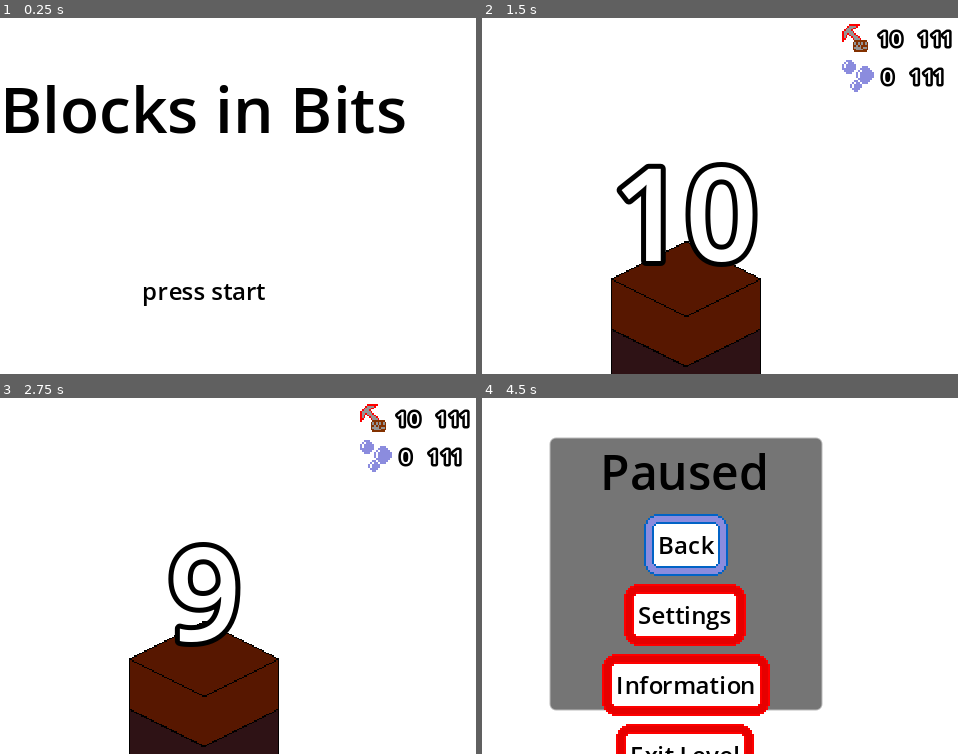
Above: before the commit, frames 1-4 (two rows, left to right).
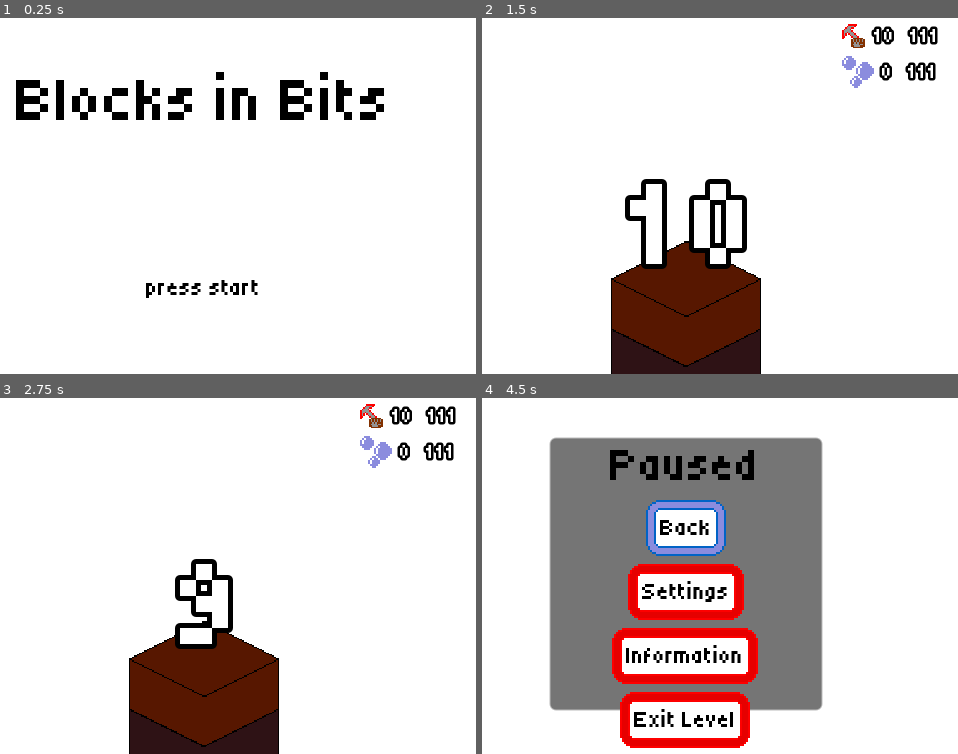
Above: after the commit, the same moments.

Repository: tfcb93/block-in-bits
Game: Godot game, scene res://Scenes/game.tscn
Same seed, same stepped clock (60 frames per second), same inputs: the game is played once before the commit and once after it.
Inputs (mouse positions are in pixels of both pictures, inside the frame that each line leads up to):
- Up to frame 1 (0.25 s): no input
- Up to frame 2 (1.5 s): tap Enter (start) at 0.5, 0.8 s; move the mouse to (824, 174) at 0.52 s; hold Z (action) 0.53-1.25 s; click (824, 174) at 0.67 s; click "Endless" at 1.25 s
- Up to frame 3 (2.75 s): tap Enter (start) at 2, 2.1 s; move the mouse to (76, 590) at 2.02 s; click (76, 590) at 2.17 s; tap Z (action) at 2.3 s
- Up to frame 4 (4.5 s): tap Enter (start) at 2.75, 3.05, 3.5, 3.6, 4.25 s; move the mouse to (748, 494) at 2.77 s; hold Z (action) 2.78-3.53 s; click (748, 494) at 2.92 s; move the mouse to (653, 647) at 3.52 s; click (653, 647) at 3.67 s; tap Z (action) at 3.8 s; move the mouse to (877, 629) at 4.27 s; hold Z (action) from 4.28 s (still down); click (877, 629) at 4.42 s

The runs differ from the first frame. In frame 1, 6.3% of the frame differs, in the area x 1-86%, y 15-81%; in frame 2, 4.2%; in frame 3, 3.2%; in frame 4, 16%, in the area x 25-61%, y 14-100%.

Commit message:
Adds font; Removes more old code from files

Diff:
--- a/Resources/big_number_label_settings.tres
+++ b/Resources/big_number_label_settings.tres
@@ -1,6 +1,9 @@
-[gd_resource type="LabelSettings" format=3 uid="uid://chxtdu6sd2oes"]
+[gd_resource type="LabelSettings" load_steps=2 format=3 uid="uid://chxtdu6sd2oes"]
+
+[ext_resource type="FontFile" uid="uid://dvmlfm0teegbr" path="res://Resources/Fonts/Tiny5-Regular.ttf" id="1_rdg5j"]
 
 [resource]
+font = ExtResource("1_rdg5j")
 font_size = 64
 outline_size = 10
 outline_color = Color(0, 0, 0, 1)
--- a/Resources/big_text_label.tres
+++ b/Resources/big_text_label.tres
@@ -1,5 +1,8 @@
-[gd_resource type="LabelSettings" format=3 uid="uid://clji31jb7p4ew"]
+[gd_resource type="LabelSettings" load_steps=2 format=3 uid="uid://clji31jb7p4ew"]
+
+[ext_resource type="FontFile" uid="uid://dvmlfm0teegbr" path="res://Resources/Fonts/Tiny5-Regular.ttf" id="1_ghd5p"]
 
 [resource]
+font = ExtResource("1_ghd5p")
 font_size = 24
 font_color = Color(0, 0, 0, 1)
--- a/Resources/blocks_in_bits_theme.tres
+++ b/Resources/blocks_in_bits_theme.tres
@@ -1,8 +1,9 @@
-[gd_resource type="Theme" load_steps=11 format=3 uid="uid://bipua3rm4xmv2"]
+[gd_resource type="Theme" load_steps=12 format=3 uid="uid://bipua3rm4xmv2"]
 
 [ext_resource type="Texture2D" uid="uid://drkcuyxtv03gn" path="res://Resources/Images/GUI/btn_disabled.png" id="1_6jhyv"]
 [ext_resource type="Texture2D" uid="uid://bsvhe2kbvgg1o" path="res://Resources/Images/GUI/btn_hover.png" id="1_gqxxx"]
 [ext_resource type="Texture2D" uid="uid://bjxeb4jvp20q" path="res://Resources/Images/GUI/btn.png" id="1_ljblp"]
+[ext_resource type="FontFile" uid="uid://dvmlfm0teegbr" path="res://Resources/Fonts/Tiny5-Regular.ttf" id="1_n7anf"]
 [ext_resource type="Texture2D" uid="uid://dx16dett6h5ft" path="res://Resources/Images/GUI/btn_focus.png" id="1_wq5na"]
 [ext_resource type="Texture2D" uid="uid://bl6kknq8ilvdn" path="res://Resources/Images/GUI/btn_pressed.png" id="5_b8mvf"]
 
@@ -50,6 +51,7 @@
 Button/colors/font_outline_color = Color(1, 1, 1, 1)
 Button/colors/font_pressed_color = Color(0, 0, 0, 1)
 Button/font_sizes/font_size = 12
+Button/fonts/font = ExtResource("1_n7anf")
 Button/styles/disabled = SubResource("StyleBoxTexture_gjfta")
 Button/styles/focus = SubResource("StyleBoxTexture_vtioh")
 Button/styles/hover = SubResource("StyleBoxTexture_6vg1h")
--- a/Resources/normal_text_label.tres
+++ b/Resources/normal_text_label.tres
@@ -1,5 +1,8 @@
-[gd_resource type="LabelSettings" format=3 uid="uid://cnpd02d1dmt6i"]
+[gd_resource type="LabelSettings" load_steps=2 format=3 uid="uid://cnpd02d1dmt6i"]
+
+[ext_resource type="FontFile" uid="uid://dvmlfm0teegbr" path="res://Resources/Fonts/Tiny5-Regular.ttf" id="1_bo50o"]
 
 [resource]
+font = ExtResource("1_bo50o")
 font_size = 12
 font_color = Color(0, 0, 0, 1)
--- a/Resources/player_info_label.tres
+++ b/Resources/player_info_label.tres
@@ -1,6 +1,9 @@
-[gd_resource type="LabelSettings" format=3 uid="uid://d1w54wy8w8lj3"]
+[gd_resource type="LabelSettings" load_steps=2 format=3 uid="uid://d1w54wy8w8lj3"]
+
+[ext_resource type="FontFile" uid="uid://dvmlfm0teegbr" path="res://Resources/Fonts/Tiny5-Regular.ttf" id="1_0w0ev"]
 
 [resource]
+font = ExtResource("1_0w0ev")
 font_size = 10
 outline_size = 5
 outline_color = Color(0, 0, 0, 1)
--- a/Resources/title_label.tres
+++ b/Resources/title_label.tres
@@ -1,5 +1,8 @@
-[gd_resource type="LabelSettings" format=3 uid="uid://beq4d7iguabky"]
+[gd_resource type="LabelSettings" load_steps=2 format=3 uid="uid://beq4d7iguabky"]
+
+[ext_resource type="FontFile" uid="uid://dvmlfm0teegbr" path="res://Resources/Fonts/Tiny5-Regular.ttf" id="1_lvae5"]
 
 [resource]
+font = ExtResource("1_lvae5")
 font_size = 32
 font_color = Color(0, 0, 0, 1)
--- a/Scenes/block_pile.tscn
+++ b/Scenes/block_pile.tscn
@@ -18,10 +18,10 @@
 anchor_top = 0.5
 anchor_right = 0.5
 anchor_bottom = 0.5
-offset_left = -36.5
-offset_top = -35.0
-offset_right = 36.5
-offset_bottom = 53.0
+offset_left = -58.0
+offset_top = -21.0
+offset_right = 67.0
+offset_bottom = 67.0
 grow_horizontal = 2
 grow_vertical = 2
 text = "00"
--- a/Scripts/block_pile.gd
+++ b/Scripts/block_pile.gd
@@ -1,17 +1,7 @@
 extends Node2D;
 
 @onready var start_pos := $"Start Pile Position";
-@onready var tap_sound := $"Tap Sound";
-@onready var block_sounds := $"Block Sounds";
-@onready var destroy_block_sound := $"Destroy Block Sound";
-
 @onready var life_value := $interface/life_value;
-
-var pile_types: Array[String] = [];
-var taps_since_new_block := 0;
-var total_blocks_generated := 0;
-
-# ====
 @onready var top_block := $top_block;
 @onready var under_block := $under_block;
 
@@ -29,46 +19,6 @@
 
 	Events.connect("pause_game", _on_pause_game);
 	Events.connect("unpause_game", _on_unpause_game);
-	# Events.connect("tap",_on_screen_tap);
-	# life_value.text = str(blocks[0].life);
-
-	# for i in range(len(pile_types)):
-	# 	var newBlock = block_scene.instantiate();
-	# 	newBlock.position = start_pos.position + Vector2(0.0, block_gap * i);
-	# 	newBlock.block_type = pile_types[i];
-	# 	pile.add_child(newBlock);
-	# 	pile.move_child(newBlock, 0);
-
-	# #load_block_sounds();
-	# set_actual_block(pile.get_child(-1).block_type);
-
-# func _on_screen_tap() -> void:
-# 	if not Globals.game_stop:
-# 		#taps_since_new_block += 1;
-# 		#if taps_since_new_block >= pile.get_child(-1).life:
-# 		if pile.get_child(-1).life <= 0:
-# 			#play_block_sound(pile.get_child(-1).block_type);
-# 			destroy_block_sound.pitch_scale = randf_range(1.0, 0.7);
-# 			destroy_block_sound.play();
-# 			pile.get_child(-1).queue_free();
-# 			taps_since_new_block = 0;
-# 			Globals.total_blocks_destroyed += 1;
-# 			pile_types.pop_front();
-# 			set_actual_block(pile_types[0]);
-
-# 			Events.emit_signal("add_bits");
-# 			Globals.actual_block_points = 0;
-
-# 			if pile.get_child_count() - 1 == 0:
-# 				Globals.game_stop = true;
-
-# 			generate_block_pile();
-# 			insert_new_block();
-
-# 			lift_pile_up();
-# 		else:
-# 			tap_sound.pitch_scale = randf_range(3.0, 1.0);
-# 			tap_sound.play();
 
 func _on_generate_pile() -> void:
 	if (not sequence):
@@ -115,20 +65,6 @@
 	var total_points_earned = 1;
 	Events.emit_signal("earn_points", total_points_earned);
 
-#func load_block_sounds() -> void:
-	#for block_type in Globals.block_types:
-		#var newSound = AudioStreamPlayer.new();
-		#newSound.stream  = load("res://Resources/Sounds/" + block_type + ".wav");
-		#newSound.name = block_type;
-		#block_sounds.add_child(newSound);
-		#
-#
-#func play_block_sound(type: String) -> void:
-	#get_node("Block Sounds/" + type).play();
-
-# func set_actual_block(type: String) -> void:
-# 	Globals.actual_block_type = type;
-
 func _on_pause_game() -> void:
 	%interface.visible = false;
 
--- a/Scripts/level.gd
+++ b/Scripts/level.gd
@@ -1,47 +1,17 @@
 extends Node2D
 
 @onready var player := $Player;
-@onready var block_pile := $"Block Pile";
 
 var counter_value := 0;
 
 func _ready() -> void:
 	load_blocks_into_memory();
-	# counters_node.visible = false;
-	# game_over_screen.visible = false;
-	# selector.visible = false;
-	# shop_button.visible = false;
-	# var screensize := get_viewport_rect().size;
-
-	# Events.connect("discount_bits", _on_bought_item);
-	# Events.connect("add_bits", _on_add_bits);
 
 func _unhandled_input(event: InputEvent) -> void:
 	if (event.is_action_pressed("action")):
 		match Globals.game_state:
 			Globals.GAME_STATES.IN_GAME:
 				Events.emit_signal("hit_block", player.player_tool.resistance);
-	# if not Globals.game_stop:
-	# 	if event is InputEventScreenTouch and event.is_pressed():
-	# 		if not Globals.game_start:
-	# 			Globals.game_start = true;
-	# 			$"Start Screen".visible = false;
-	# 			counters_node.visible = true;
-	# 			selector.visible = true;
-	# 			shop_button.visible = true;
-	# 		else:
-	# 			Globals.total_taps += 1;
-	# 			block_tap_action();
-	# 			Events.emit_signal("tap");
-
-# Do the calculations with the actual block and the actual pickaxe
-# func block_tap_action() -> void:
-# 	var data = BAP.blocks_info[Globals.actual_block_type].point_status[pickaxe_bag.actual_pickaxe_name];
-# 	var pickaxe_damage = BAP.pickaxe_information[pickaxe_bag.actual_pickaxe_name].life_at_start if typeof(data[1]) == TYPE_STRING and data[1] == "MAX" else data[1];
-
-# 	block_pile.set_actual_block_damage(data[0]);
-# 	pickaxe_bag.set_actual_pickaxe_damage(pickaxe_damage);
-# 	Globals.actual_block_points += data[2];
 
 func load_blocks_into_memory() -> void:
 	var block_files := DirAccess.open("res://Resources/blocks").get_files();
Not shown, added: Resources/Fonts/OFL.txt
Binary file added: Resources/Fonts/Tiny5-Regular.ttf
Not shown, added: Resources/Fonts/Tiny5-Regular.ttf.import
